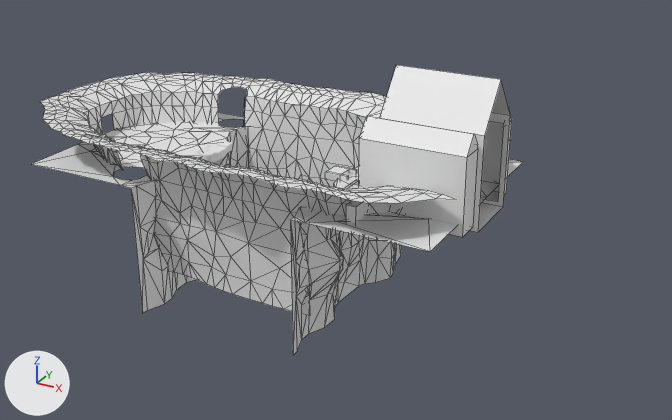
One commit to the Blender file Assets/Models/Iteration - Levels/Iteration 3/3 - Main Lobby.blend: the scene before it, then after it.
Both versions are drawn from a 50 mm camera at (80.1, -67.4, 29.4) aimed at (41.7, 2.3, -5.5). Arrows for +X, +Y and +Z are at lower left; the lights stay in place. The older version comes first. Mesh edges are drawn as thin lines on the coarser meshes.
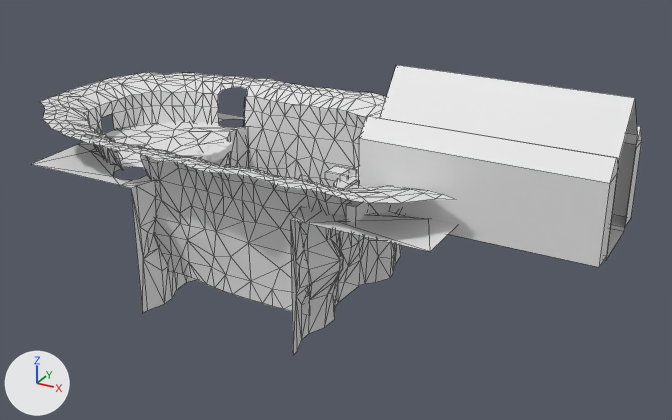
Where the change shows, as pixel boxes [x1, y1, x2, y2] in the pictures (672 x 420 px):
'Cube.004', reshaped (84% wider, 17% taller): before [359, 65, 512, 237]; after [359, 65, 642, 267]

Patch to the scene script:
```diff
--- a/Assets/Models/Iteration - Levels/Iteration 3/3 - Main Lobby.blend.py
+++ b/Assets/Models/Iteration - Levels/Iteration 3/3 - Main Lobby.blend.py
@@ me_cube_005 @@
 # used by ob_cube_004; location = (50.51, 1.88, 0.05); scale = (2.78, 3.0, 3.0)
-me_cube_005.from_pydata(...)  # 49 vertices, 25 faces; spans x -1.25..2.31, y -1.74..1.73, z -1.0..3.05
+me_cube_005.from_pydata(...)  # 49 vertices, 25 faces; spans x -1.25..6.05, y -1.74..1.73, z -1.0..3.05
+# me_cube_005 part 1: all 17 vertices in x 2.12..2.31, y -1.74..1.73, z -1.0..3.05 are scaled about their middle by (0, 1, 1), then moved by (3.84, 0.0, 0.0)
```
